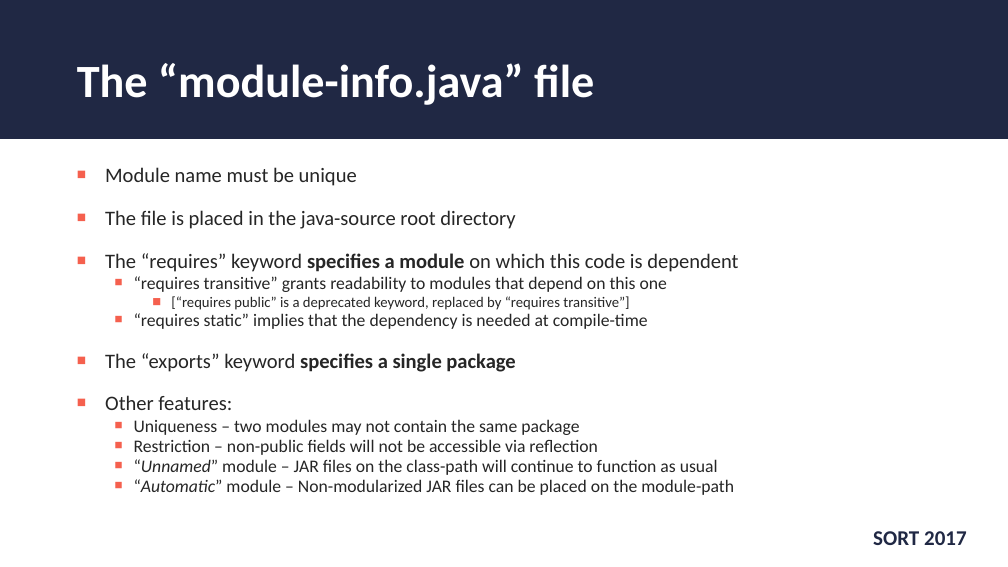
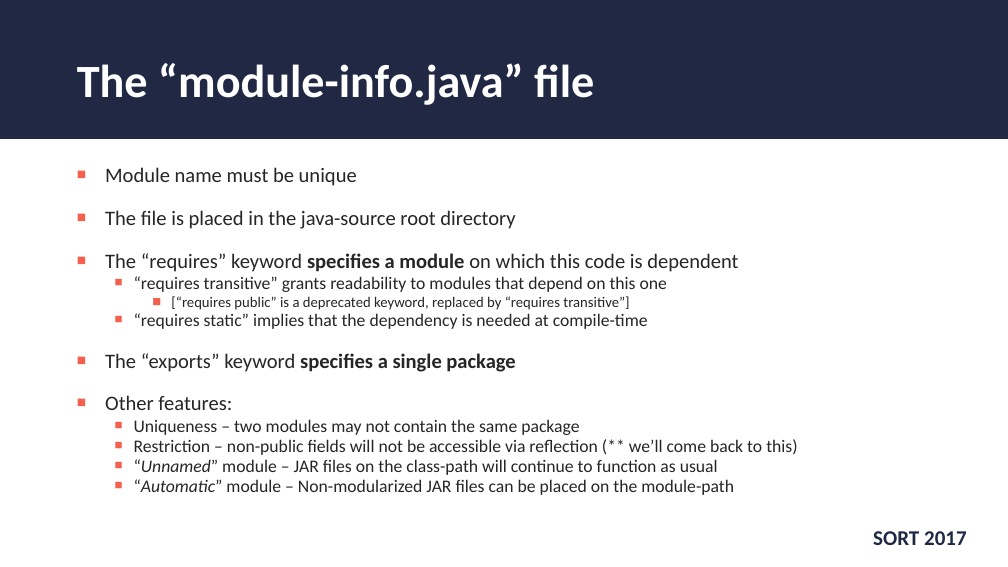
Before and after one commit to wjohnson000/java9-sort, a slide deck: slide 11 of sort-2017-java9.pptx. Drawn at 1008x567 pixels with LibreOffice and Linux fonts; fonts in the diff are those of the drawing; background and template pictures are left out. Boxes give left, top, right and bottom in pixels: in the first picture for what was removed or moved away, otherwise in the second. Text is boxed around its words. In the diff, an @@ line names an element or a change of style, - is before the commit and + after.

```diff
--- a/sort-2017-java9.pptx
+++ b/sort-2017-java9.pptx
@@ text at (134, 439, 797, 455): text changed @@
-  ■ Restriction – non-public fields will not be accessible via reflection
+  ■ Restriction – non-public fields will not be accessible via reflection (** we’ll come back to this)
```
Also in this commit, not shown: 4 other slides changed, 2 other files.
